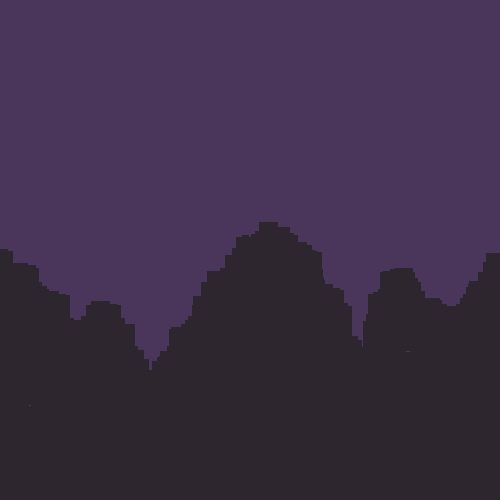
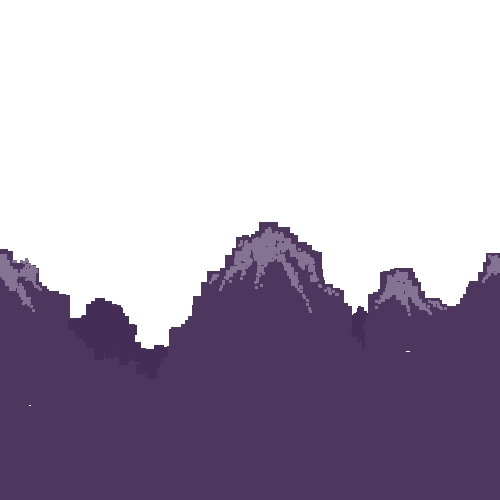
Revision of a layered (500, 500) image; what changed, layer by layer:
painted on "Layer 3" over left=0, top=227, right=500, bottom=316
added layer "Layer 5" above "Layer 2" over left=68, top=298, right=369, bottom=379
painted on "Layer 2" over left=0, top=222, right=500, bottom=500
hid "Layer 0" over left=0, top=0, right=500, bottom=500
